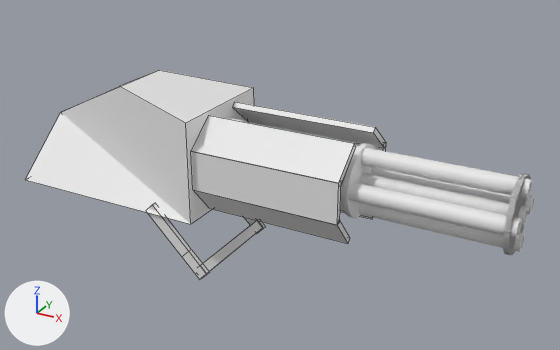
An edit to the Blender file Minigun.blend, drawn before and after from the same camera.
The view is the same before and after, from a 50 mm lens placed at (56.5, -73.5, 35.3), pointed at (15.2, 1.7, -2.3). The lights are fixed; the arrows at lower left show +X, +Y and +Z. Mesh edges are drawn as thin lines on the coarser meshes.

Names of what the first picture shows: '円', '立方体'.
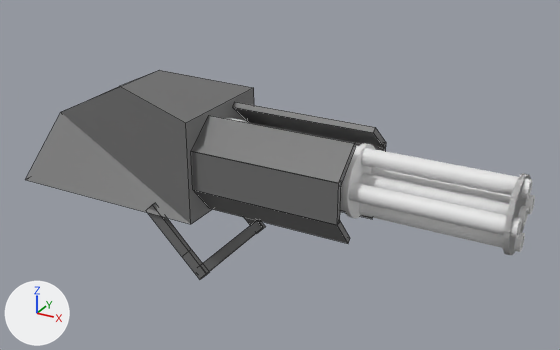
Boxes (x1, y1, x2, y2) around the edits, measured in the pictures (560 x 350 px):
'立方体', recoloured (white to grey)
    both: (26, 70, 386, 279)

The edits, one by one:
Picture '立方体 ベースカラー' (img_立方体_ベースカラー) is new.
Material 'Material' (mat_material) is new.
Its texture is img_立方体_ベースカラー.
me_立方体_011 has 99 vertices, 78 faces and spans x -22.7..40.1, y -1.1..1.1, z -11.9..44.8.
me_立方体_011 now uses material mat_material (picture img_立方体_ベースカラー).
